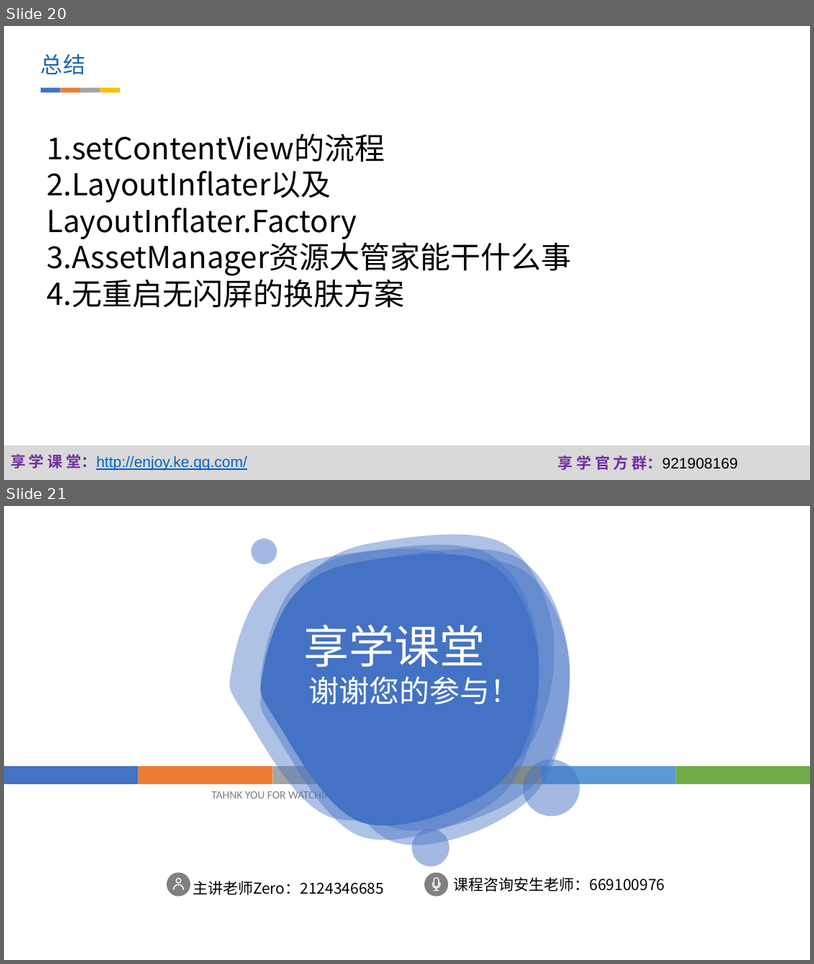
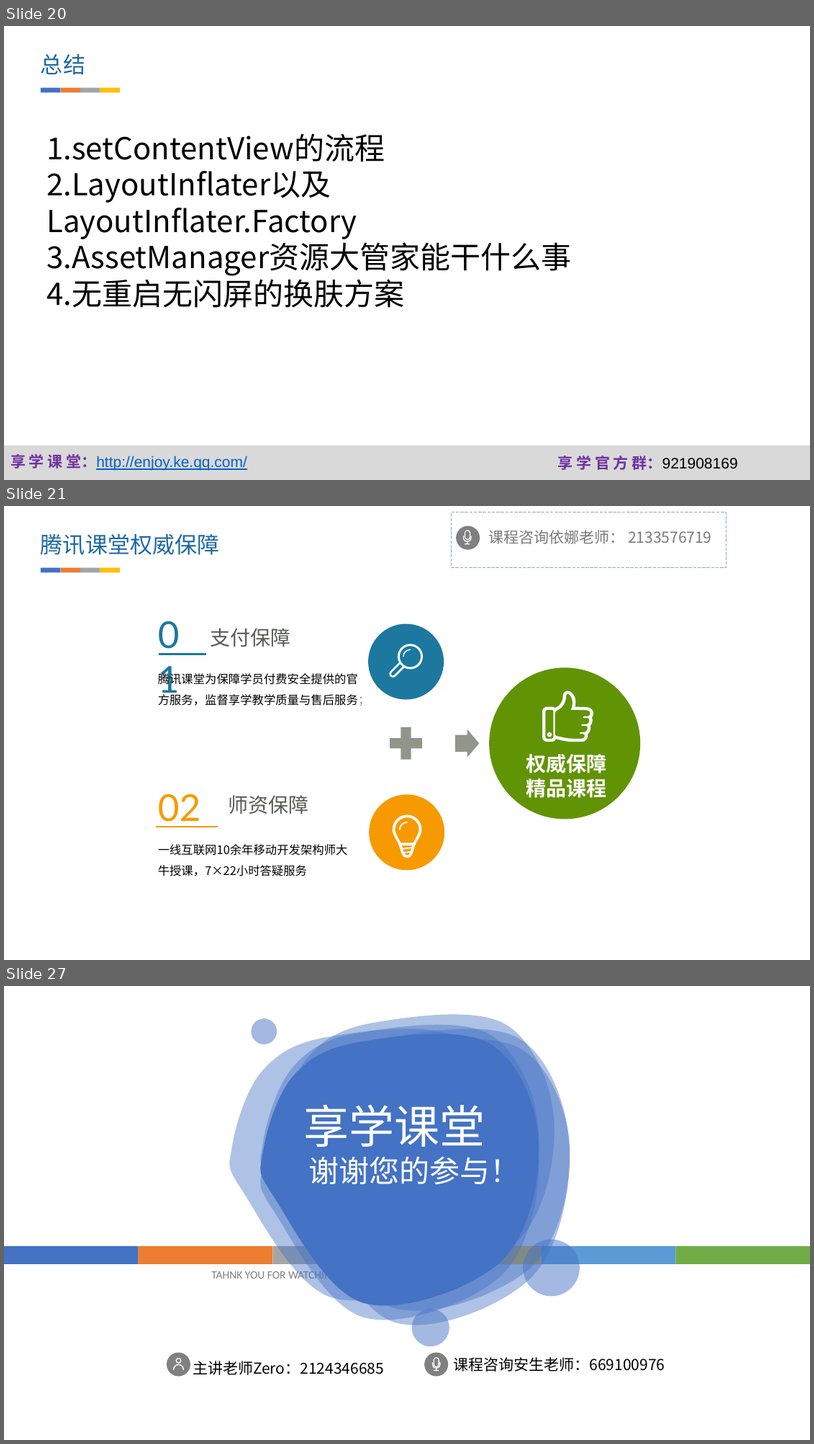
Before and after one commit to fanzhangvip/xiangxue, a slide deck: pre/跟着源码学换肤.pptx. Shown one above the other, each under a label of ours: slides 20 and 21 before the commit, slides 20, 21 and 27 after it; the slides between them are not shown. The pictures are 814x964 and 814x1444 pixels, drawn with LibreOffice and Linux fonts; fonts in the diff are those of the drawing; background and template pictures are left out. Boxes give left, top, right and bottom in pixels: in the first picture for what was removed or moved away, otherwise in the second. Text is boxed around its words. In the diff, an @@ line names an element or a change of style, - is before the commit and + after.

```diff
--- a/pre/跟着源码学换肤.pptx
+++ b/pre/跟着源码学换肤.pptx
@@ slide 21 added at <box>4,506,810,960</box>, background #FFFFFF @@
@@ rectangle added at <box>452,512,726,568</box>, outline #4472C4 0.75 pt dashed @@
@@ text added at <box>41,534,219,555</box>, 26.6 pt, text #1D69A3 @@
+腾讯课堂权威保障
@@ freeform shape added at <box>467,536,476,546</box>, fill #FFFFFF @@
@@ freeform shape added at <box>468,531,474,542</box>, fill #FFFFFF @@
@@ group added at <box>456,526,712,549</box>: 2 freeform shapes, 1 ellipse, 1 text @@
+课程咨询依娜老师： 2133576719
@@ group added at <box>41,568,120,572</box>: 4 rectangles @@
@@ freeform shape added at <box>369,624,445,700</box>, fill #1C789F @@
@@ freeform shape added at <box>389,644,423,678</box>, fill #FFFFFF @@
@@ freeform shape added at <box>404,649,411,656</box>, fill #FFFFFF @@
@@ group added at <box>152,608,370,705</box>: 3 texts, 1 line @@
+01
+支付保障
+腾讯课堂为保障学员付费安全提供的官方服务，监督享学教学质量与售后服务；
@@ freeform shape added at <box>384,721,429,765</box>, fill #91958B @@
@@ freeform shape added at <box>455,729,479,758</box>, fill #91958B @@
@@ group added at <box>490,667,641,818</box>: 3 freeform shapes, 1 text @@
+权威保障
+精品课程
@@ freeform shape added at <box>369,795,445,870</box>, fill #F79A00 @@
@@ freeform shape added at <box>393,815,422,857</box>, fill #FFFFFF @@
@@ freeform shape added at <box>399,821,408,830</box>, fill #FFFFFF @@
@@ group added at <box>157,793,348,876</box>: 3 texts, 1 line @@
+02
+师资保障
+一线互联网10余年移动开发架构师大牛授课，7×22小时答疑服务
@@ what was slide 21 is now slide 27 @@
```
Also in this commit, not shown: 6 slides changed, 5 other slides added, 17 other files.
